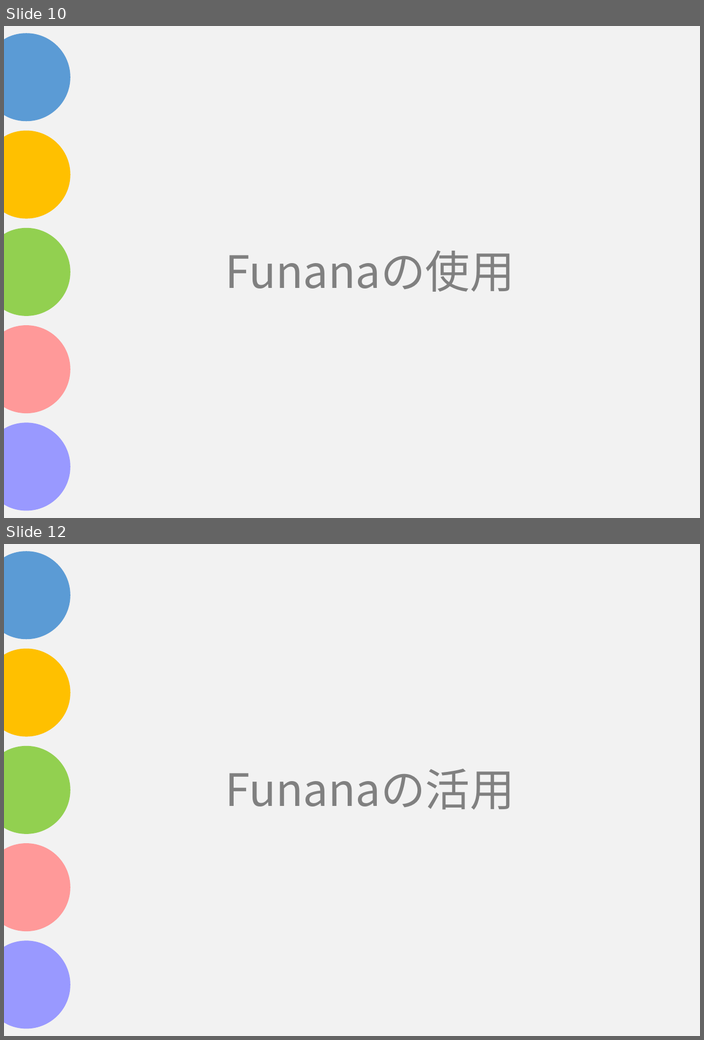
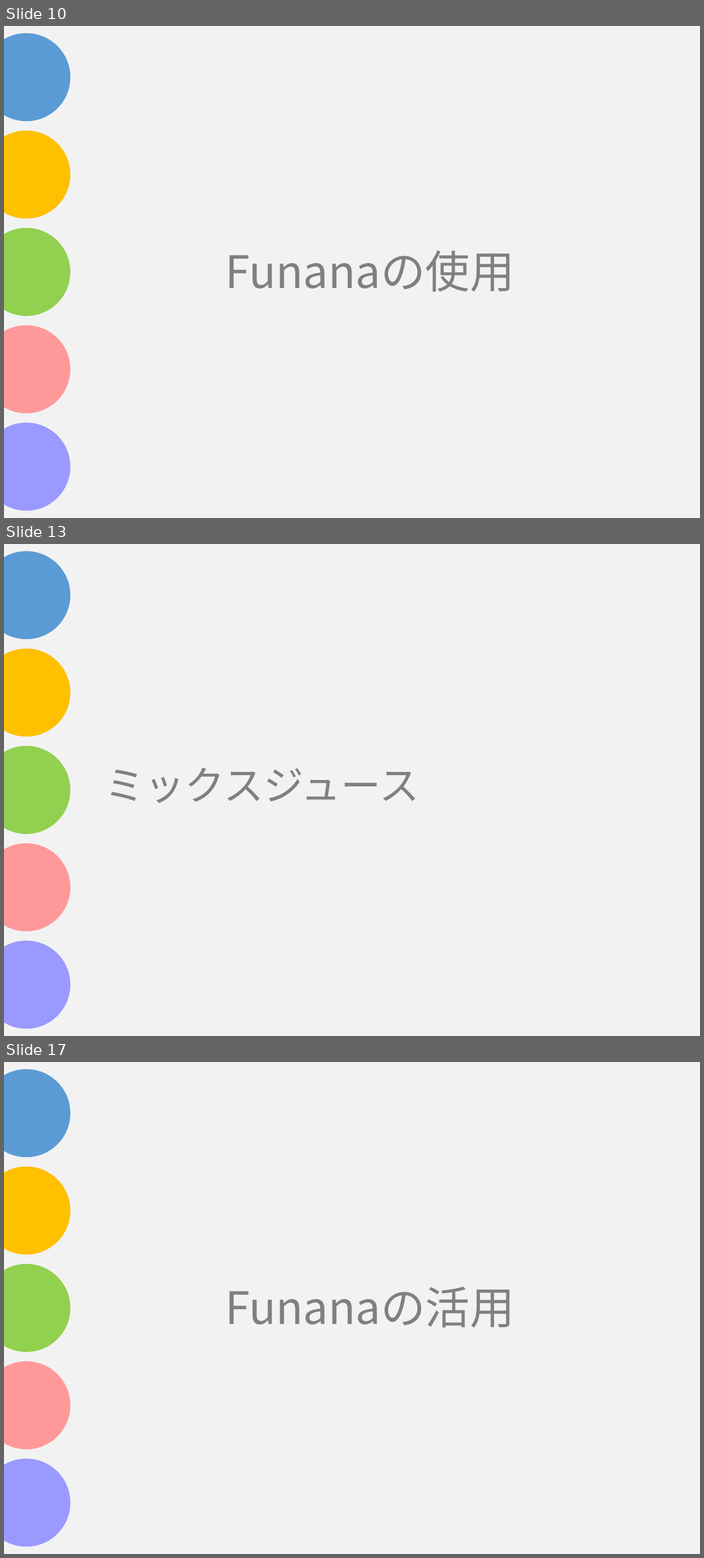
Before and after one commit to asojketest1/test, a slide deck: Funanaプレゼン.pptx. Shown one above the other, each under a label of ours: slides 10 and 12 before the commit, slides 10, 13 and 17 after it; the slides between them are not shown. The pictures are 704x1040 and 704x1558 pixels, drawn with LibreOffice and Linux fonts; fonts in the diff are those of the drawing. Boxes give left, top, right and bottom in pixels: in the first picture for what was removed or moved away, otherwise in the second. Text is boxed around its words. In the diff, an @@ line names an element or a change of style, - is before the commit and + after.

```diff
--- a/Funanaプレゼン.pptx
+++ b/Funanaプレゼン.pptx
@@ slide 13 added at box(4, 544, 700, 1036), background #FFFFFF; not listed: 6 template elements that a slide beside it also shows @@
@@ title added at box(104, 768, 419, 803), 48.5 pt, text #808080 @@
+ミックスジュース
@@ what was slide 12 is now slide 17 @@
```
Also in this commit, not shown: 3 slides changed, 5 other slides added, 1 slide removed, 2 other files.
